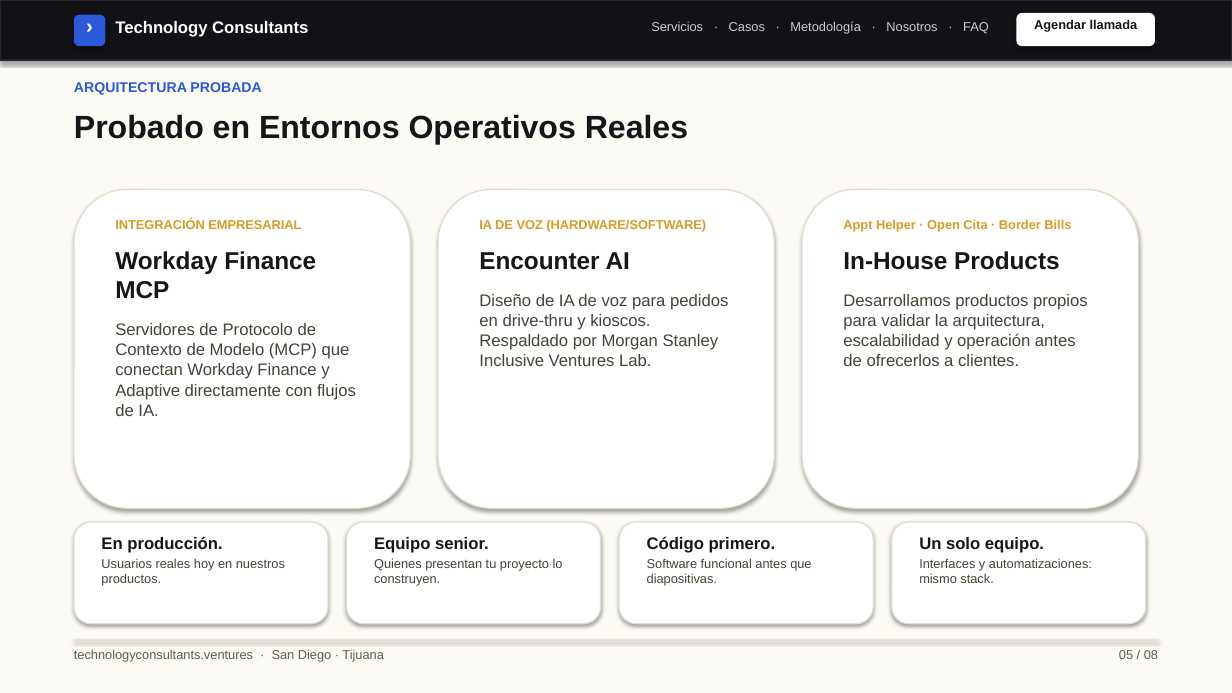
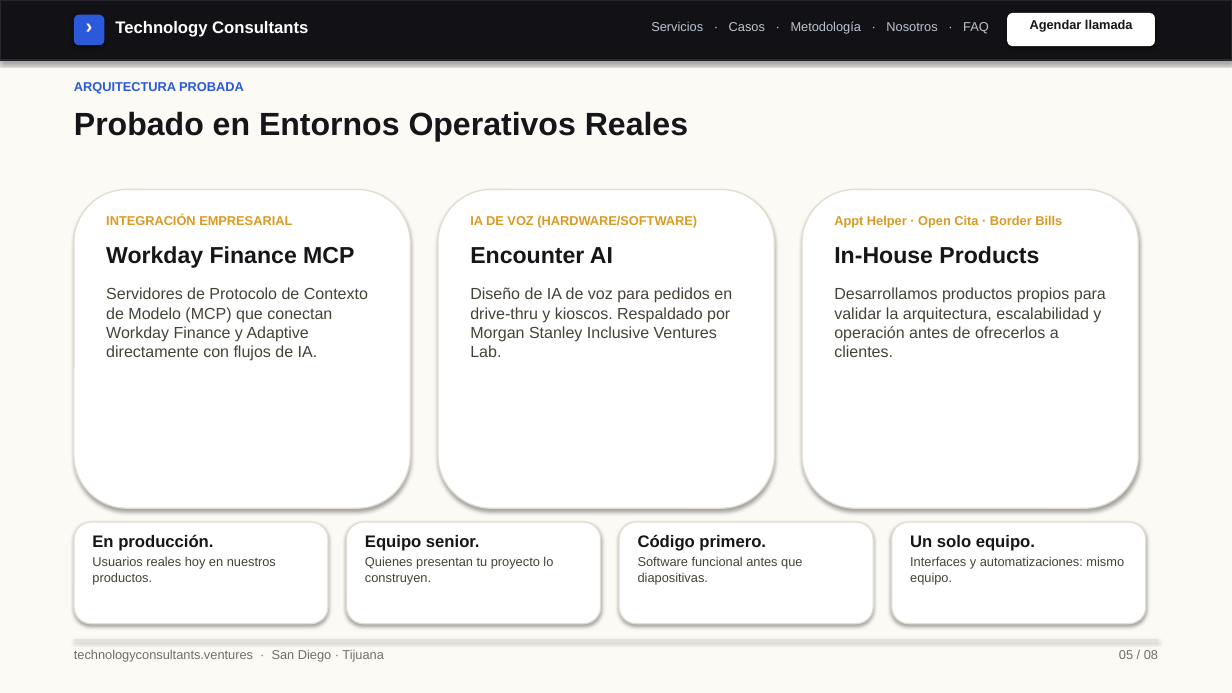
Before and after one commit to rguido198/TechnologyConsultantsVentures, a slide deck: slide 5 of Technology_Consultants_A_Quien_Enviarme_MX.pptx. Drawn at 1232x693 pixels with LibreOffice and Linux fonts; fonts in the diff are those of the drawing. Boxes give left, top, right and bottom in pixels: in the first picture for what was removed or moved away, otherwise in the second. Text is boxed around its words. In the diff, an @@ line names an element or a change of style, - is before the commit and + after.

Commit message:
Enhance PowerPoint decks with split 2-column hero layout, zero-margin text frames, and polished visual hierarchy

```diff
--- a/Technology_Consultants_A_Quien_Enviarme_MX.pptx
+++ b/Technology_Consultants_A_Quien_Enviarme_MX.pptx
@@ text "Servicios · Casos · Metodología ..." at <box>651,21,989,34</box>: text colour #C8CDD7 to #BEC3CD @@
@@ text "Agendar llamada": place and size @@
-text "Agendar llamada" at <box>1034,19,1138,32</box>
+text "Agendar llamada" at <box>1030,19,1133,32</box>
@@ rounded rectangle: place and size @@
-rounded rectangle at <box>1017,13,1155,46</box>
+rounded rectangle at <box>1007,13,1155,46</box>
@@ text "ARQUITECTURA PROBADA" at <box>74,82,244,94</box>: size 11 to 10 pt @@
@@ text at <box>106,246,368,361</box>: size 19 to 18 pt in "Workday Finance MCP"; size 13 to 12.5 pt in "Servidores de Protocolo de Contexto de Modelo ..." @@
@@ text at <box>470,247,732,357</box>: size 19 to 18 pt in "Encounter AI"; size 13 to 12.5 pt in "Diseño de IA de voz para pedidos ..." @@
@@ text at <box>834,246,1106,357</box>: size 19 to 18 pt in "In-House Products"; size 13 to 12.5 pt in "Desarrollamos productos propios para validar la arquitectura ..." @@
@@ text "En producción.": place and size @@
-text "En producción." at <box>101,536,285,586</box>
+text "En producción." at <box>92,534,276,585</box>
@@ text "Equipo senior.": place and size @@
-text "Equipo senior." at <box>374,537,563,586</box>
+text "Equipo senior." at <box>365,535,553,585</box>
@@ text "Código primero.": place and size @@
-text "Código primero." at <box>647,536,811,586</box>
+text "Código primero." at <box>638,534,802,585</box>
@@ text at <box>910,556,1124,585</box>: text changed @@
-Interfaces y automatizaciones: mismo stack.
+Interfaces y automatizaciones: mismo equipo.
@@ text "technologyconsultants.ventures · San Diego · ..." at <box>74,649,384,662</box>: text colour #5F5C52 to #736E62 @@
@@ text "05 / 08" at <box>1119,650,1158,659</box>: text colour #5F5C52 to #736E62 @@
```
Also in this commit, not shown: 7 other slides changed, 1 other file.
